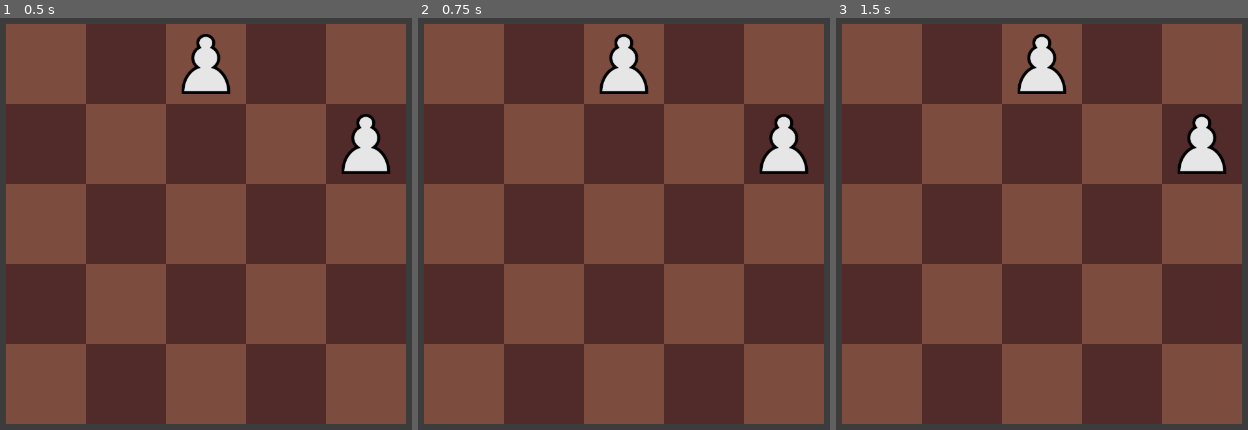
Above: before the commit, frames 1-3 (left to right).
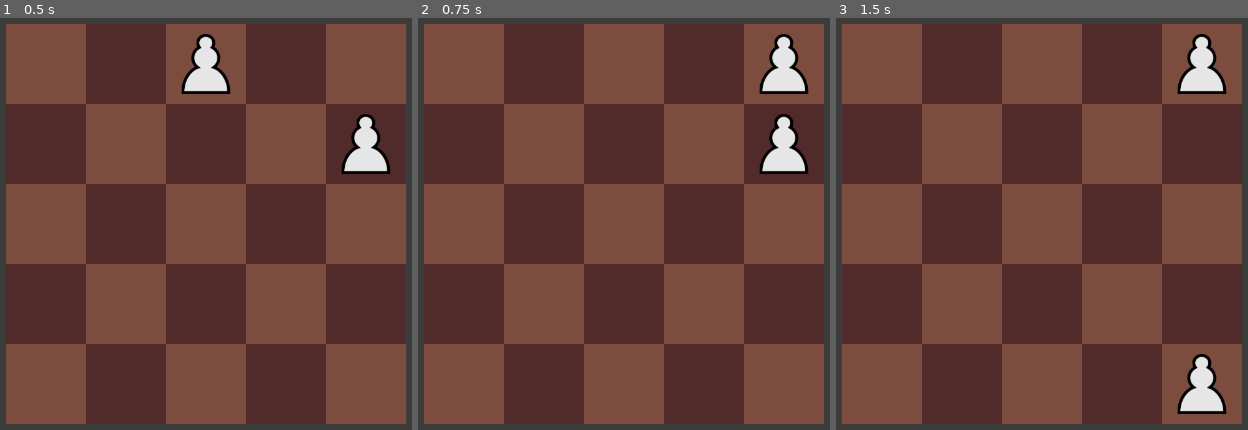
Above: after the commit, the same moments.

Repository: abaker-skudlarek/ChessTiles
Game: Godot game, scene res://Scenes/main.tscn
Same seed, same stepped clock (60 frames per second), same inputs: the game is played once before the commit and once after it. The engine's default icon, where the game draws it, is replaced by a stand-in: a white triangle on a blue panel in a dark square.
Inputs:
- Up to frame 1 (0.5 s): no input
- Up to frame 2 (0.75 s): tap Enter at 0.5 s; hold Right (slide_move_right) from 0.53 s (still down)
- Up to frame 3 (1.5 s): tap Space at 1.25 s; release Right (slide_move_right) at 1.28 s; hold Down (slide_move_down) from 1.28 s (still down)

Frame 1 is identical in both runs. In frame 2, 2.2% of the frame differs, in the area x 43-95%, y 3-19%; in frame 3, 4.5%, in the area x 43-95%, y 3-97%.
Error after the commit: Invalid access of index '5' on a base object of type: 'Array'. (res://Scripts/board.gd:115)

Commit message:
moving to desktop

Diff:
--- a/Scenes/main.tscn
+++ b/Scenes/main.tscn
@@ -1,10 +1,13 @@
-[gd_scene load_steps=3 format=3 uid="uid://d6cphvklilml"]
+[gd_scene load_steps=4 format=3 uid="uid://d6cphvklilml"]
 
 [ext_resource type="PackedScene" uid="uid://bstl14n7exglv" path="res://Scenes/Managers/game_manager.tscn" id="1_ep62g"]
+[ext_resource type="PackedScene" uid="uid://5ahr0d0s8abg" path="res://Scenes/Managers/input_manager.tscn" id="1_mjp47"]
 [ext_resource type="PackedScene" uid="uid://6w14jlhqkap5" path="res://Scenes/board.tscn" id="2_bpxrd"]
 
 [node name="Main" type="Node"]
 
+[node name="InputManager" parent="." instance=ExtResource("1_mjp47")]
+
 [node name="Board" parent="." instance=ExtResource("2_bpxrd")]
 
 [node name="GameManager" parent="." instance=ExtResource("1_ep62g")]
--- a/Scripts/board.gd
+++ b/Scripts/board.gd
@@ -41,7 +41,11 @@
 # 		because then GameManager will emit the signal whenever that is hit, instead of in it's _ready()
 # 		function
 func _enter_tree() -> void:
-	$"../GameManager".state_changed_start_game.connect(_on_state_changed_start_game)
+	SignalBus.connect("state_changed_start_game", _on_state_changed_start_game)
+	SignalBus.connect("slide_move_left", _on_slide_move_left)
+	SignalBus.connect("slide_move_right", _on_slide_move_right)
+	SignalBus.connect("slide_move_up", _on_slide_move_up)
+	SignalBus.connect("slide_move_down", _on_slide_move_down)
 
 # ------------------------------------------------------------------------------------------------ #
 
@@ -56,6 +60,65 @@
 
 # ------------------------------------------------------------------------------------------------ #
 
+func _on_slide_move_left() -> void:
+	print("slide move left heard in board.gd")
+	_slide_move(Vector2(-1, 0))
+
+# ------------------------------------------------------------------------------------------------ #
+
+func _on_slide_move_right() -> void:
+	print("slide move right heard in board.gd")
+	_slide_move(Vector2(1, 0))
+
+# ------------------------------------------------------------------------------------------------ #
+
+func _on_slide_move_up() -> void:
+	print("slide move up heard in board.gd")
+	_slide_move(Vector2(0, -1))
+
+# ------------------------------------------------------------------------------------------------ #
+
+func _on_slide_move_down() -> void:
+	print("slide move down heard in board.gd")
+	_slide_move(Vector2(0, 1))
+
+# ------------------------------------------------------------------------------------------------ #
+
+## Moves all pieces on the board in the direction that is defined in direction_to_move
+## 	direction_to_move is a Vector2 which should contain a 1 or -1 in the direction that we want to move
+## 	For example: If we want to move all pieces right, direction_to_move = Vector2(1, 0)
+## 				 If we want to move all pieces left, direction_to_move = Vector2(-1, 0)
+func _slide_move(direction_to_move: Vector2) -> void:
+
+	for i in GRID_WIDTH:
+		for j in GRID_HEIGHT:
+			# If there is a piece on this board space, attempt to move it
+			if _board[i][j] != null:
+				var current_grid_position = Vector2(i, j)
+				print("current_grid_position: ", current_grid_position)
+				var new_grid_position = Vector2(current_grid_position.x + direction_to_move.x,
+												current_grid_position.y + direction_to_move.y)
+				print("new_grid_position: ", new_grid_position)
+				# If our new position is outside the bounds of the board, contiue to the next loop without
+				# doing anything
+				if (
+					new_grid_position.x > GRID_WIDTH or new_grid_position.x < 0 or
+					new_grid_position.y > GRID_HEIGHT or new_grid_position.y < 0
+				):
+					print("continue")
+					continue
+				# If our move is valid, update the board and update the piece's position
+				else:
+					print("else")
+					var piece = _board[current_grid_position.x][current_grid_position.y]
+					_board[current_grid_position.x][current_grid_position.y] = null
+					_board[new_grid_position.x][new_grid_position.y] = piece
+					piece.position = _grid_to_pixel(new_grid_position)
+					# TODO: I think that we are moving the piece over and over again, until we get to the
+					# 		end of the board. We need to find a way to only move the piece one time
+
+# ------------------------------------------------------------------------------------------------ #
+
 ## Generate the board background by creating a grid of alternating sprites
 func _generate_board_background() -> void:
 	for i in GRID_WIDTH:
@@ -98,7 +161,7 @@
 # TODO: Need to implement spawning of enemy pieces
 func _spawn_pieces(num_pieces_to_spawn: int):
 
-	# Get the amount of empty spaces on the board defined by num_pieces_to_spawn
+	# Get the amount of empty spaces on the board defined by num_pieces_to_spawn. Each empty space is a Vector2()
 	var empty_spaces: Array = _get_random_empty_board_spaces(num_pieces_to_spawn)
 
 	# TODO: eventually, we need a more sophisticated way to determine what pieces to spawn. something like a
@@ -112,8 +175,10 @@
 		# Determine which piece to spawn based on the spawn_chance. 75% to spawn pawn, 25% to spawn bishop
 		var piece_to_spawn = player_pieces["pawn"] if spawn_chance <= 75 else player_pieces["bishop"]
 
-		# Spawn the piece and adjust its position to the corresponding empty spaces
+		# Spawn the piece and adjust its position to the corresponding empty spaces. Also add it to the _board
 		var piece = piece_to_spawn.instantiate()
+		var grid_position = _pixel_to_grid(Vector2(empty_spaces[i].x, empty_spaces[i].y))
+		_board[grid_position.x][grid_position.y] = piece
 		piece.position = Vector2(empty_spaces[i].x, empty_spaces[i].y)
 		add_child(piece)
 
--- a/Scripts/game_manager.gd
+++ b/Scripts/game_manager.gd
@@ -7,14 +7,6 @@
 '''
 
 # -- Variables -- #
-
-# TODO: Might not need every single one of these
-signal state_changed_start_game
-signal state_changed_waiting_user_input
-signal state_changed_slide_move
-signal state_changed_chess_move
-signal state_changed_win
-signal state_changed_lose
 
 enum GameState {
 	START_GAME,
@@ -44,16 +36,16 @@
 
 	match _current_state:
 		GameState.START_GAME:
-			state_changed_start_game.emit()
+			SignalBus.emit_signal("state_changed_start_game")
 		GameState.WAITING_USER_INPUT:
-			state_changed_waiting_user_input.emit()
+			SignalBus.emit_signal("state_changed_waiting_user_input")
 		GameState.SLIDE_MOVE:
-			state_changed_slide_move.emit()
+			SignalBus.emit_signal("state_changed_slide_move")
 		GameState.CHESS_MOVE:
-			state_changed_chess_move.emit()
+			SignalBus.emit_signal("state_changed_chess_move")
 		GameState.WIN:
-			state_changed_win.emit()
+			SignalBus.emit_signal("state_changed_win")
 		GameState.LOSE:
-			state_changed_lose.emit()
+			SignalBus.emit_signal("state_changed_lose")
 
 # -- Public Functions -- #
--- a/Scripts/input_manager.gd
+++ b/Scripts/input_manager.gd
@@ -1,14 +1,19 @@
 extends Node
 
 func _input(event):
+
 	if event.is_action_pressed("slide_move_left"):
 		print("slide move left")
+		SignalBus.emit_signal("slide_move_left")
 
 	if event.is_action_pressed("slide_move_right"):
 		print("slide move right")
+		SignalBus.emit_signal("slide_move_right")
 
 	if event.is_action_pressed("slide_move_up"):
 		print("slide move up")
+		SignalBus.emit_signal("slide_move_up")
 
 	if event.is_action_pressed("slide_move_down"):
 		print("slide move down")
+		SignalBus.emit_signal("slide_move_down")
--- /dev/null
+++ b/Scripts/signal_bus.gd
@@ -0,0 +1,15 @@
+extends Node
+
+# -- Game Manager Signals -- #
+signal state_changed_start_game
+signal state_changed_waiting_user_input
+signal state_changed_slide_move
+signal state_changed_chess_move
+signal state_changed_win
+signal state_changed_lose
+
+# -- Input Manager Signals -- #
+signal slide_move_left
+signal slide_move_right
+signal slide_move_up
+signal slide_move_down
--- a/project.godot
+++ b/project.godot
@@ -13,6 +13,10 @@
 config/name="Chess Tiles"
 run/main_scene="res://Scenes/main.tscn"
 config/features=PackedStringArray("4.2", "Forward Plus")
+
+[autoload]
+
+SignalBus="*res://Scripts/signal_bus.gd"
 
 [display]
 
